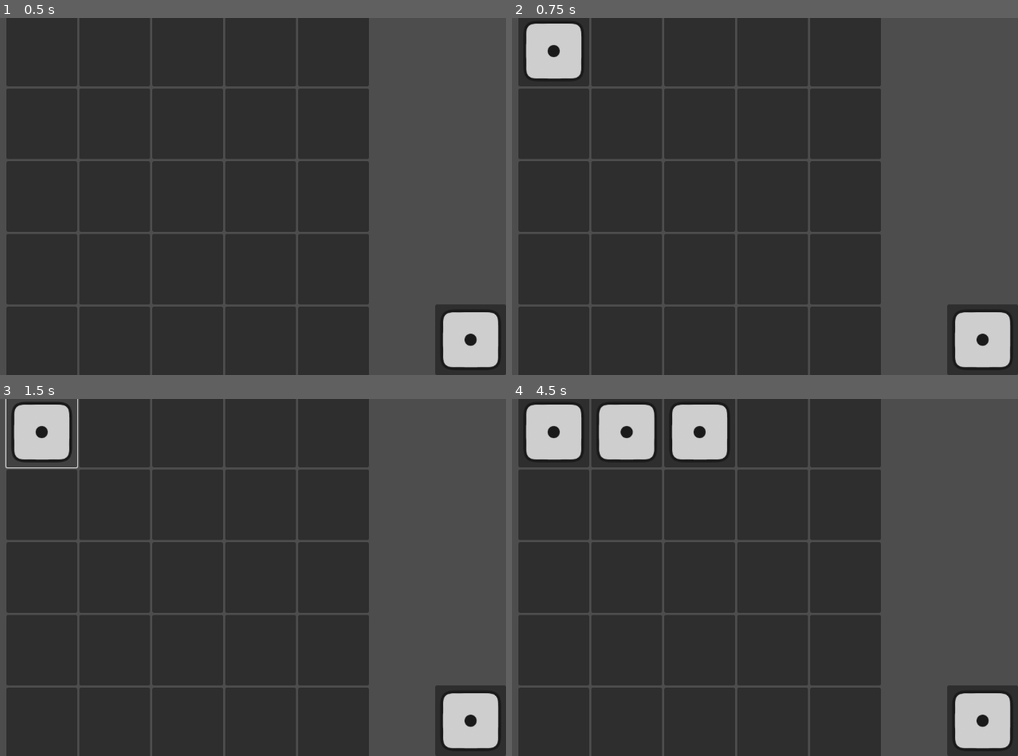
Above: before the commit, frames 1-4 (two rows, left to right).
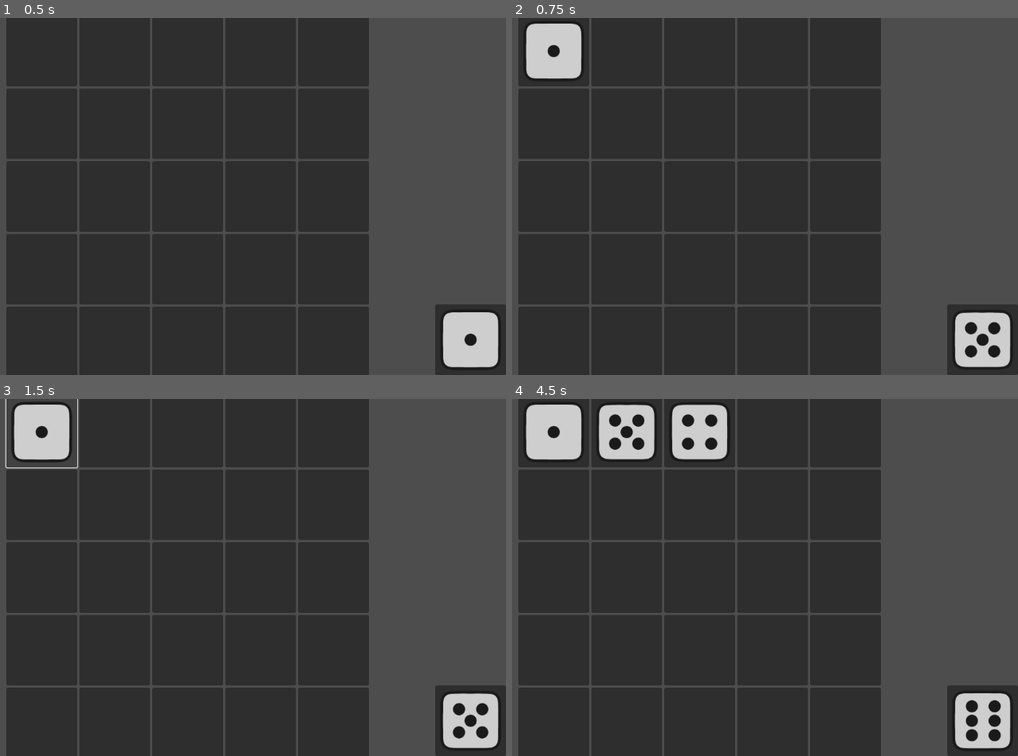
Above: after the commit, the same moments.

Repository: YUK1-0000/dice-bingo
Game: Godot game, scene res://main.tscn
Two runs of this game, one before a commit and one after it. Both use one fixed random seed, a clock stepped at 60 frames per second and the inputs below.
Inputs (mouse positions are in pixels of both pictures, inside the frame that each line leads up to):
- Up to frame 1 (0.5 s): no input
- Up to frame 2 (0.75 s): click (552, 50) at 0.52 s
- Up to frame 3 (1.5 s): click (40, 431) at 1.27 s
- Up to frame 4 (4.5 s): click (552, 431) at 2.02 s; click (628, 431) at 2.77 s; click (552, 431) at 3.52 s; click (699, 431) at 4.27 s

Frame 1 is identical in both runs. In frame 2, 0.3% of the frame differs, in the area x 87-99%, y 82-98%; in frame 3, 0.3%; in frame 4, 1.2%, in the area x 17-97%, y 1-96%.

Commit message:
さいころを置くごとに新しいさいころを振る

Diff:
--- a/autoloads/Events.gd
+++ b/autoloads/Events.gd
@@ -2,3 +2,4 @@
 
 signal turn_begin
 signal dice_setted
+signal slot_pressed(slot: DiceSlot)
--- a/autoloads/Game.gd
+++ b/autoloads/Game.gd
@@ -16,11 +16,12 @@
 
 func _ready() -> void:
 	Events.turn_begin.connect(dice_roll)
+	Events.slot_pressed.connect(set_current_dice)
 	Events.dice_setted.connect(remove_current_dice)
 
 
 func _process(_delta: float) -> void:
-	if not current_dice_slot.dice:
+	if not current_dice:
 		Events.turn_begin.emit()
 
 
@@ -30,6 +31,11 @@
 	current_dice_slot.set_dice(current_dice)
 
 
+func set_current_dice(slot: DiceSlot) -> void:
+	slot.set_dice(current_dice)
+	remove_current_dice()
+
+
 func remove_current_dice() -> void:
 	current_dice = null
 	current_dice_slot.remove_dice()
--- a/dice_slot.gd
+++ b/dice_slot.gd
@@ -36,7 +36,8 @@
 
 
 func _on_set_button_pressed() -> void:
-	set_dice(Game.current_dice)
+	Events.slot_pressed.emit(self)
+	#set_dice(Game.current_dice)
 
 
 func _on_remove_button_pressed() -> void:
